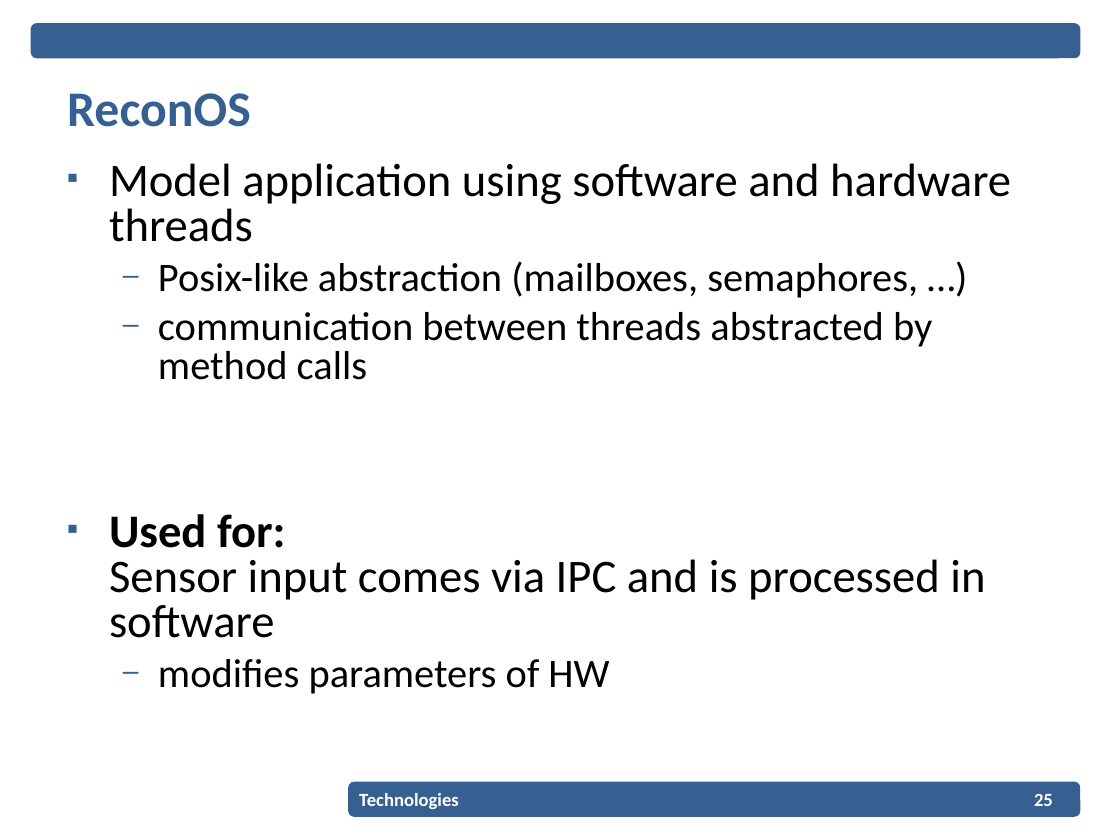
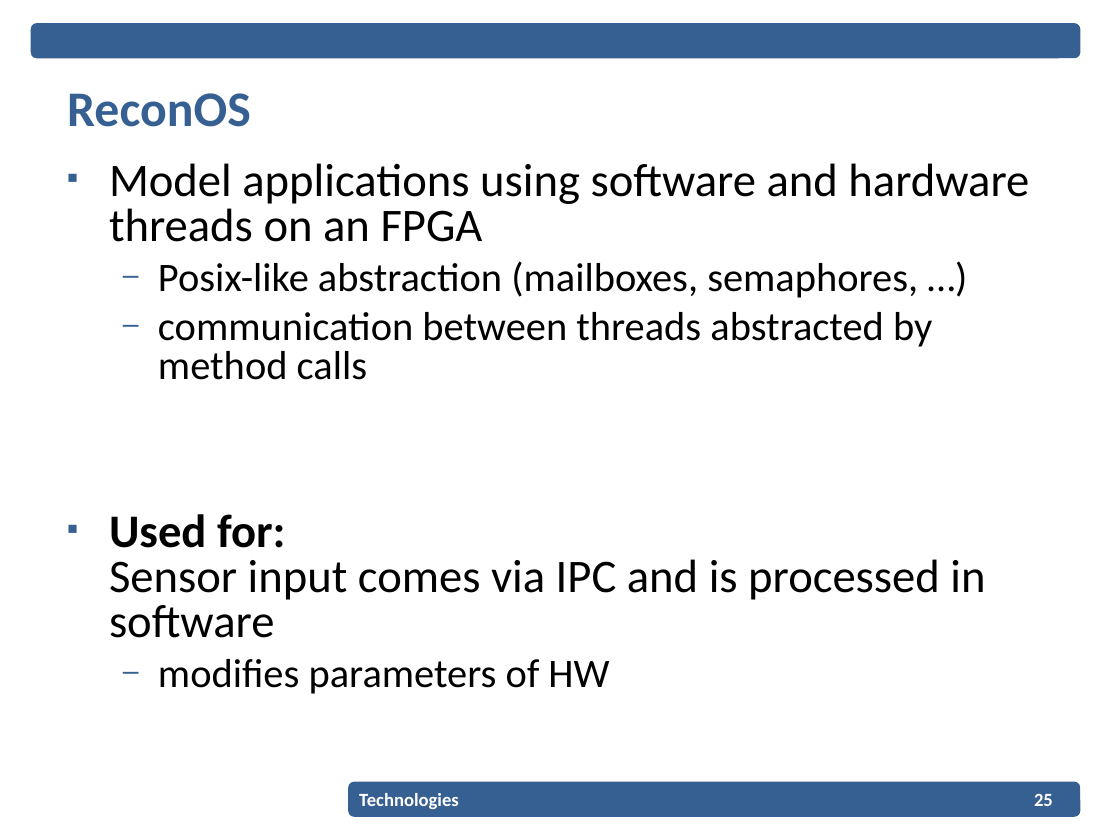
Before and after one commit to EPiCS/soundgates, a slide deck: slide 25 of documents/projectplan-presentation/Projectplan_Presentation.ppt. Drawn at 1120x840 pixels with LibreOffice and Linux fonts; fonts in the diff are those of the drawing; background and template pictures are left out. Boxes give left, top, right and bottom in pixels: in the first picture for what was removed or moved away, otherwise in the second. Text is boxed around its words. In the diff, an @@ line names an element or a change of style, - is before the commit and + after.

```diff
--- a/documents/projectplan-presentation/Projectplan_Presentation.ppt
+++ b/documents/projectplan-presentation/Projectplan_Presentation.ppt
@@ text at [109,163,1029,242]: text changed @@
-▪ Model application using software and hardware threads
+▪ Model applications using software and hardware threads on an FPGA
```
Also in this commit, not shown: 6 other slides changed, 3 slides added, 1 other file.
